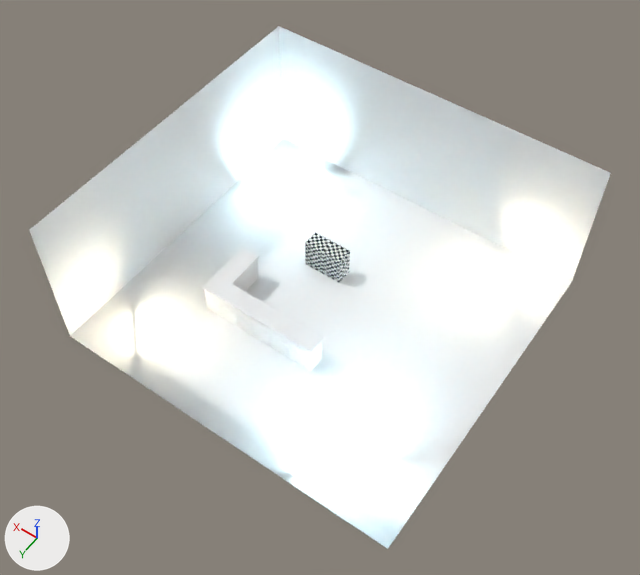
Before and after pictures for a commit that changed the Blender file LIB/Modeling/Asset/bar04.blend.
The view is the same before and after, from a camera (50 mm lens) standing at (-45.1, 48.2, 81.2) and looking at (-10.7, 0.0, 5.4). The lights are fixed; the arrows at lower left show +X, +Y and +Z.

Names of what the first picture shows: 'Meuble.003', 'Meuble.004', 'Studio', 'TableHaut', 'TableHaut.001'.
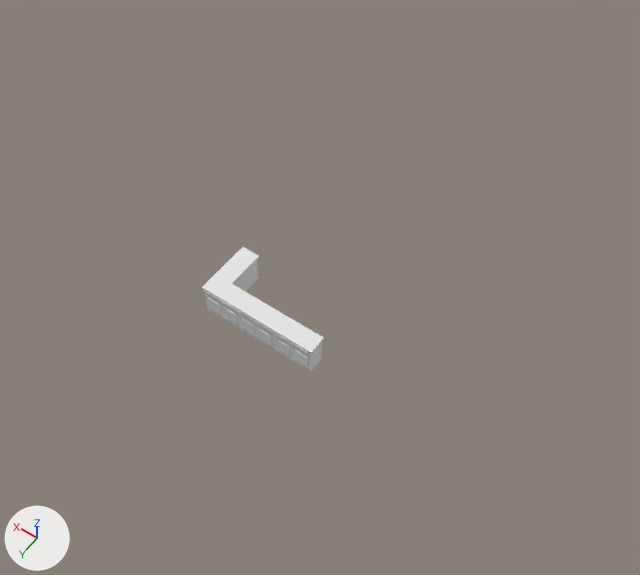
Commit message: Asset Bar

ob_barre is not drawn itself; it is the parent of ob_barre_002, ob_barre_001, ob_reposebarres.

The change, as a list of edits to the scene's bpy script:
```text
Change ob_tablehaut_001:
    add ob_tablehaut_001.parent = ob_bar
Change ob_meuble_004:
    add ob_meuble_004.parent = ob_bar
Remove ob_meuble_003:
    ob_meuble_003 = bpy.data.objects.new('Meuble.003', me_cube_005)
    ob_meuble_003.location = (-6.8, -6.0, -1.1)
    ob_meuble_003.rotation_euler = (0.0, 0.0, 1.571)  # degrees (0, 0, 90)
    _m = ob_meuble_003.modifiers.new('Subsurf', 'SUBSURF')
    _m.levels = 0
Change ob_barre:
    add ob_barre.parent = ob_bar
Change ob_tablehaut:
    add ob_tablehaut.parent = ob_bar
Remove ob_studio:
    ob_studio = bpy.data.objects.new('Studio', me_cube_018)
    ob_studio.location = (-10.2, -2.1, 5.7)
    ob_studio.scale = (5.33, 5.33, 5.33)
Add ob_bar:
    ob_bar = bpy.data.objects.new('Bar', None)
    ob_bar.location = (0.0, 0.0, 0.0)
```

Pixel boxes (x1, y1, x2, y2) of what changed, in the pictures (640 x 575 px):
'Studio', deleted: before (29, 26, 611, 549)
'TableHaut', moved: (203, 247, 323, 352) in both
'Meuble.004', moved: (204, 259, 322, 371) in both
'Meuble.003', deleted: before (305, 232, 350, 283)
'TableHaut.001', moved: (202, 247, 324, 353) in both
